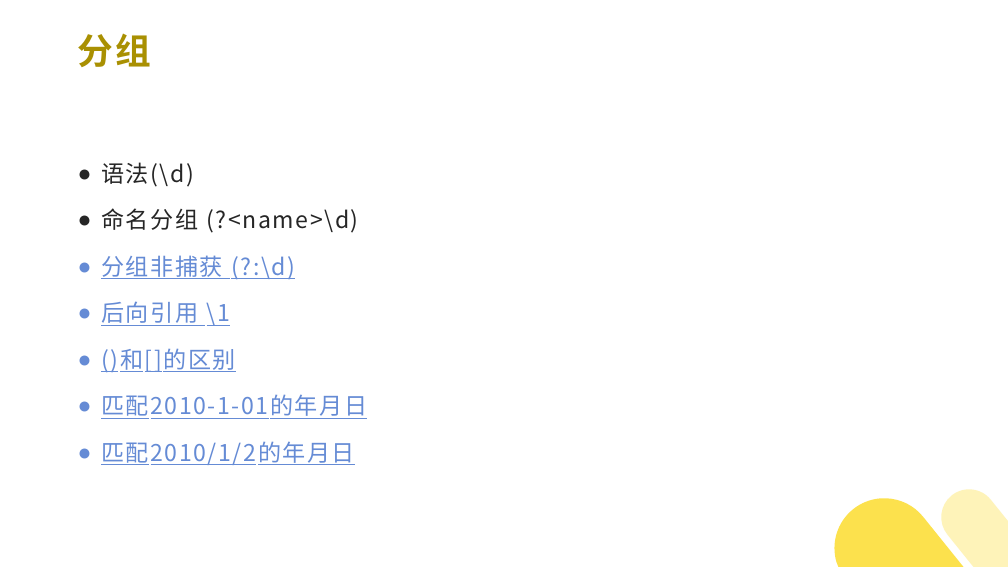
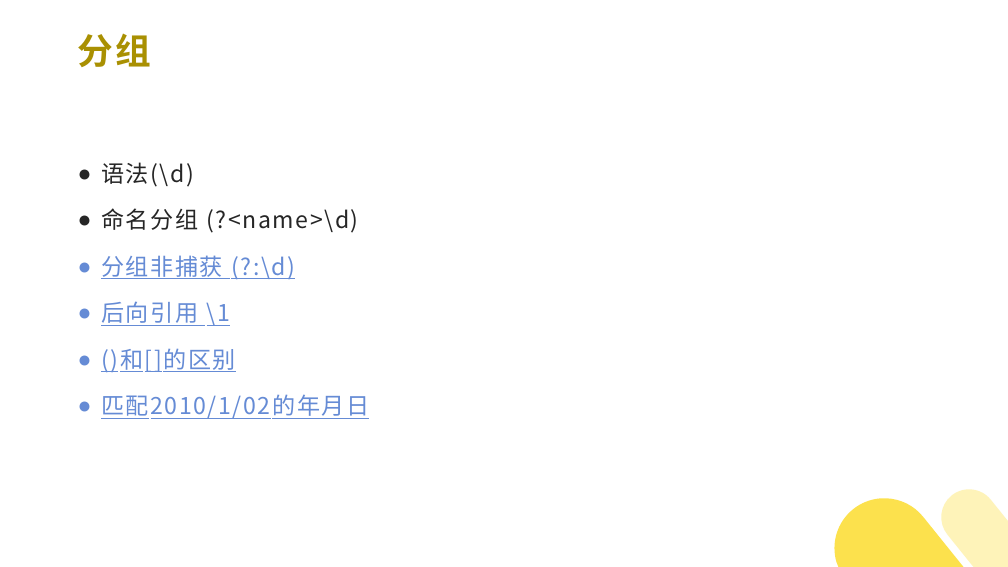
Before and after one commit to 382615666/note, a slide deck: slide 6 of 科普.pptx. Drawn at 1008x567 pixels with LibreOffice and Linux fonts; fonts in the diff are those of the drawing. Boxes give left, top, right and bottom in pixels: in the first picture for what was removed or moved away, otherwise in the second. Text is boxed around its words. In the diff, an @@ line names an element or a change of style, - is before the commit and + after.

```diff
--- a/科普.pptx
+++ b/科普.pptx
@@ text at (101,394,369,419): text changed @@
-● 匹配2010-1-01的年月日
-● 匹配2010/1/2的年月日
+● 匹配2010/1/02的年月日
```
Also in this commit, not shown: 10 other slides changed, 8 other files.
